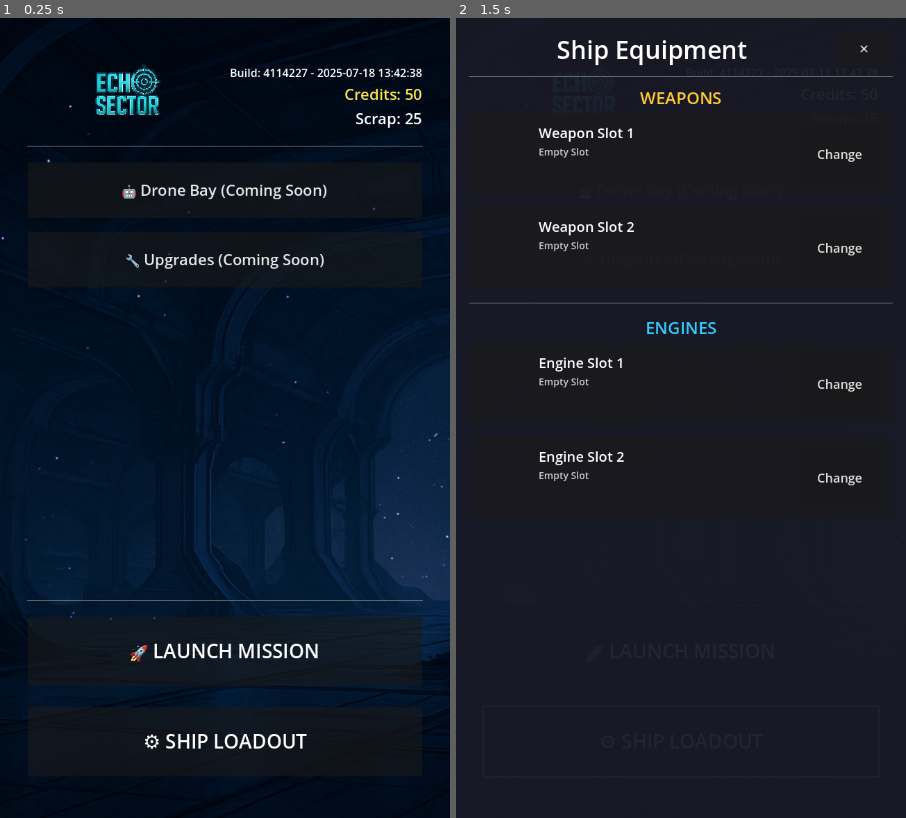
Above: before the commit, frames 1-2 (left to right).
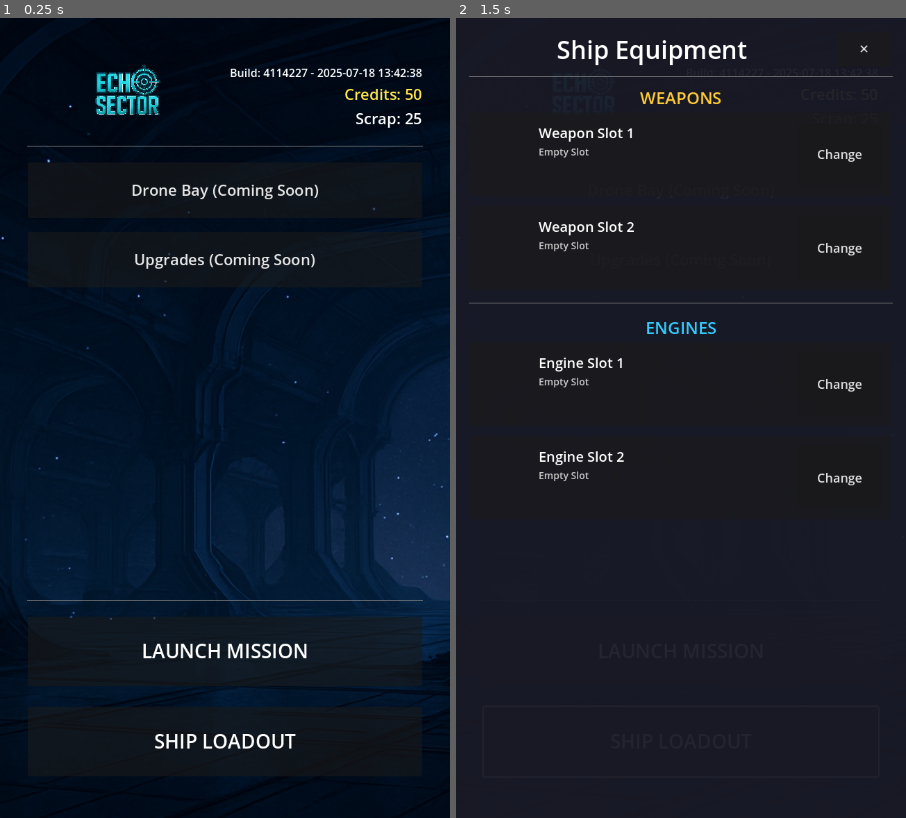
Above: after the commit, the same moments.

Repository: samjhill/echo-sector
Game: Godot game, scene res://scenes/menus/hangar.tscn
Same seed, same stepped clock (60 frames per second), same inputs: the game is played once before the commit and once after it.
Inputs:
- Up to frame 1 (0.25 s): no input
- Up to frame 2 (1.5 s): click "⚙️ SHIP LOADOUT" (after the commit: "SHIP LOADOUT") at 0.5 s; click "🚀 LAUNCH MISSION" (after the commit: "LAUNCH MISSION") at 1.25 s

The runs differ from the first frame. In frame 1, 1.8% of the frame differs, in the area x 27-73%, y 20-92%; in frame 2, less than 0.1%.

Commit message:
remove emoji

Diff:
--- a/scenes/menus/hangar.tscn
+++ b/scenes/menus/hangar.tscn
@@ -95,7 +95,7 @@
 layout_mode = 2
 theme_override_colors/font_color = Color(0.9, 0.9, 0.9, 1)
 theme_override_font_sizes/font_size = 22
-text = "🤖 Drone Bay (Coming Soon)"
+text = "Drone Bay (Coming Soon)"
 horizontal_alignment = 1
 
 [node name="UpgradePanel" type="PanelContainer" parent="MainContainer/ComingSoonSection"]
@@ -106,7 +106,7 @@
 layout_mode = 2
 theme_override_colors/font_color = Color(0.9, 0.9, 0.9, 1)
 theme_override_font_sizes/font_size = 22
-text = "🔧 Upgrades (Coming Soon)"
+text = "Upgrades (Coming Soon)"
 horizontal_alignment = 1
 
 [node name="HSeparator2" type="HSeparator" parent="MainContainer"]
@@ -124,7 +124,7 @@
 theme_override_colors/font_color = Color(1, 1, 1, 1)
 theme_override_colors/font_pressed_color = Color(1, 1, 1, 1)
 theme_override_font_sizes/font_size = 28
-text = "🚀 LAUNCH MISSION"
+text = "LAUNCH MISSION"
 
 [node name="ShipLoadoutButton" type="Button" parent="MainContainer/ActionSection"]
 custom_minimum_size = Vector2(0, 100)
@@ -133,7 +133,7 @@
 theme_override_colors/font_color = Color(1, 1, 1, 1)
 theme_override_colors/font_pressed_color = Color(1, 1, 1, 1)
 theme_override_font_sizes/font_size = 28
-text = "⚙️ SHIP LOADOUT"
+text = "SHIP LOADOUT"
 
 [node name="ShipEquipmentScreen" parent="." instance=ExtResource("6_g2g6c")]
 visible = false
Not shown, added: assets/textures/ui/rocket_icon.png.import
Not shown, added: scripts/ui/icon_button.gd.uid
Not shown, changed: check_files.sh
